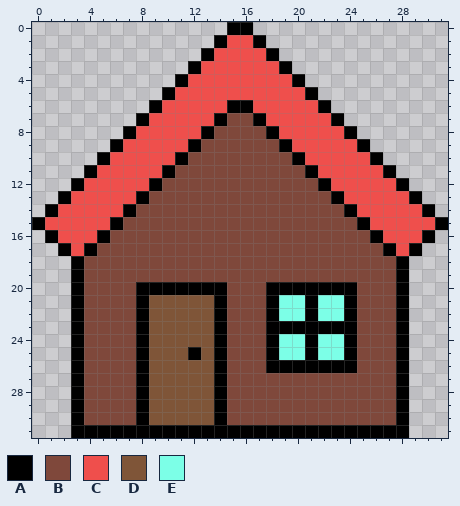
Edited in one commit: pixel-art sprite (android/assets/sprites/house.png). This is how it looked before the edit.
The file is 32x32 pixels.
Palette (. is transparent): A #000000  B #7f483b  C #ef4f4c  D #7f5538  E #7cffe7
Pixels before, first column x 0:
 0 ...............AA...............
 1 ..............ACCA..............
 2 .............ACCCCA.............
 3 ............ACCCCCCA............
 4 ...........ACCCCCCCCA...........
 5 ..........ACCCCCCCCCCA..........
 6 .........ACCCCCAACCCCCA.........
 7 ........ACCCCCABBACCCCCA........
 8 .......ACCCCCABBBBACCCCCA.......
 9 ......ACCCCCABBBBBBACCCCCA......
10 .....ACCCCCABBBBBBBBACCCCCA.....
11 ....ACCCCCABBBBBBBBBBACCCCCA....
12 ...ACCCCCABBBBBBBBBBBBACCCCCA...
13 ..ACCCCCABBBBBBBBBBBBBBACCCCCA..
14 .ACCCCCABBBBBBBBBBBBBBBBACCCCCA.
15 ACCCCCABBBBBBBBBBBBBBBBBBACCCCCA
16 .ACCCABBBBBBBBBBBBBBBBBBBBACCCA.
17 ..ACABBBBBBBBBBBBBBBBBBBBBBACA..
18 ...ABBBBBBBBBBBBBBBBBBBBBBBBA...
19 ...ABBBBBBBBBBBBBBBBBBBBBBBBA...
20 ...ABBBBAAAAAAABBBAAAAAAABBBA...
21 ...ABBBBADDDDDABBBAEEAEEABBBA...
22 ...ABBBBADDDDDABBBAEEAEEABBBA...
23 ...ABBBBADDDDDABBBAAAAAAABBBA...
24 ...ABBBBADDDDDABBBAEEAEEABBBA...
25 ...ABBBBADDDADABBBAEEAEEABBBA...
26 ...ABBBBADDDDDABBBAAAAAAABBBA...
27 ...ABBBBADDDDDABBBBBBBBBBBBBA...
28 ...ABBBBADDDDDABBBBBBBBBBBBBA...
29 ...ABBBBADDDDDABBBBBBBBBBBBBA...
30 ...ABBBBADDDDDABBBBBBBBBBBBBA...
31 ...AAAAAAAAAAAAAAAAAAAAAAAAAA...
Now the later version:
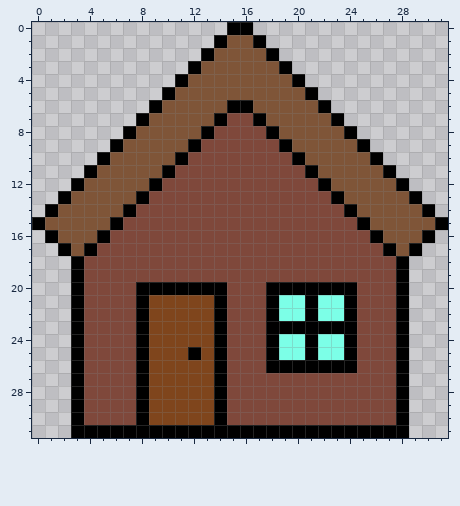
Difference:
{"colour":"C","old":"#ef4f4c","new":"#7f5538"}
{"colour":"D","old":"#7f5538","new":"#7f451c"}
{"label":"changed","picture_box":[45,35,435,256]}
{"label":"changed","picture_box":[149,295,214,425]}
